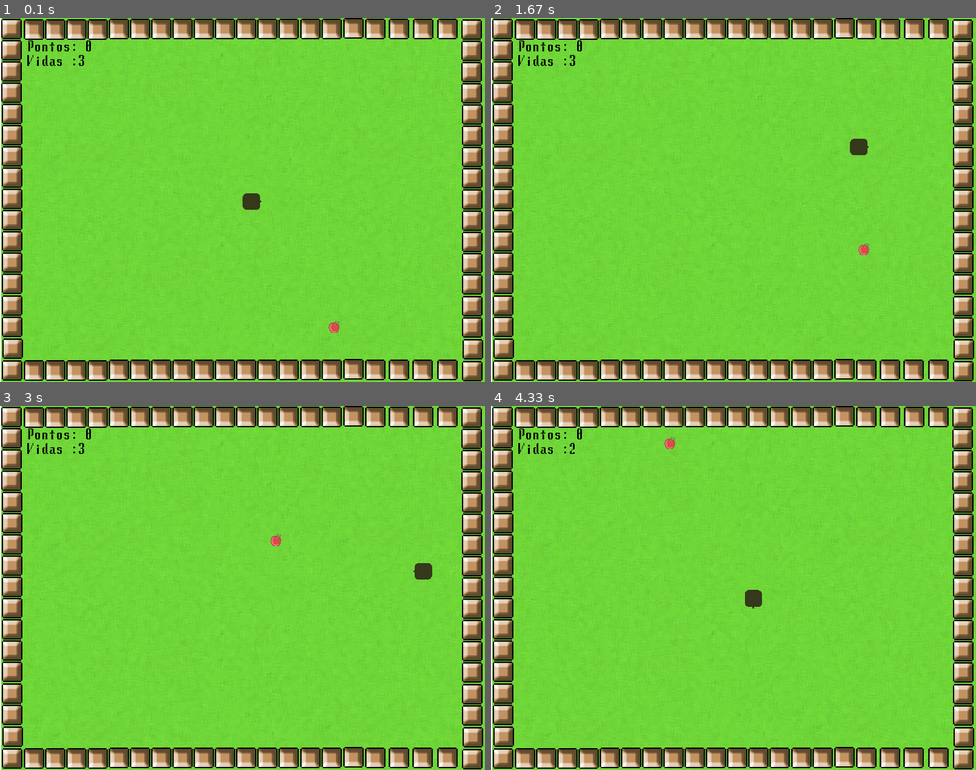
Above: before the commit, frames 1-4 (two rows, left to right).
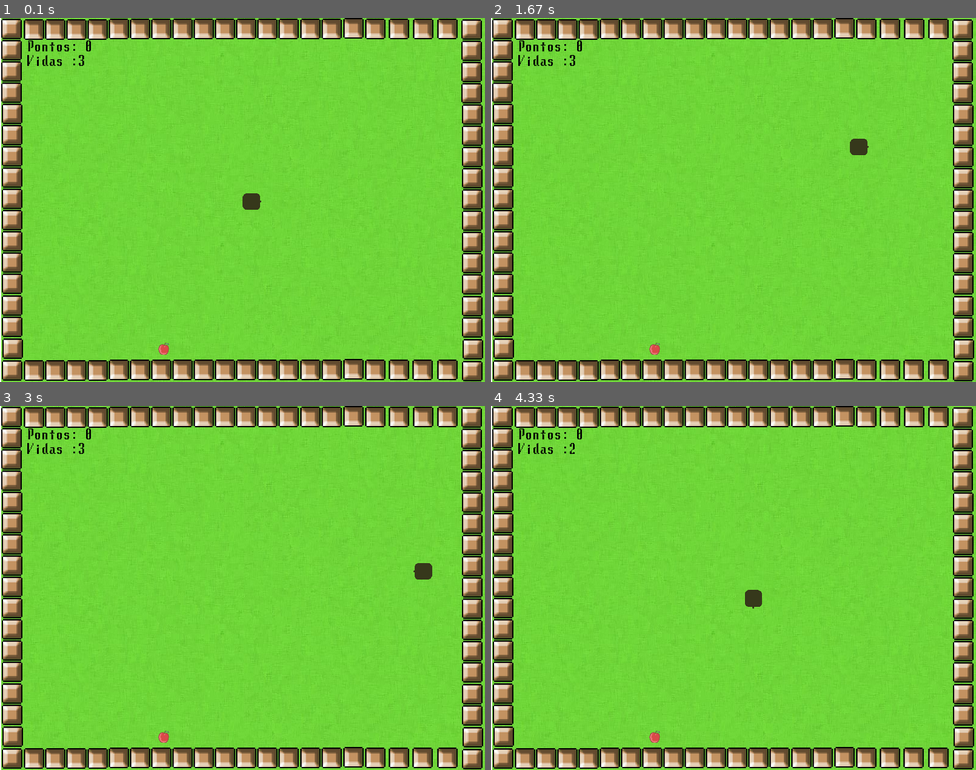
Above: after the commit, the same moments.

Repository: MessierRai/MP-Pygame
Game: pygame game, started from diversao.py
Two runs of this game, one before a commit and one after it. Both use one fixed random seed, a clock stepped at 60 frames per second and the inputs below.
Inputs:
- Up to frame 1 (0.1 s): no input
- Up to frame 2 (1.67 s): hold Up 0.83-1.3 s; hold Right from 1.33 s (still down)
- Up to frame 3 (3 s): release Right at 1.8 s; hold Down 2.4-2.7 s; hold Left from 2.73 s (still down)
- Up to frame 4 (4.33 s): release Left at 3.13 s; hold Up 3.17-3.53 s; hold Right 3.57-4.2 s; hold Down from 4.23 s (still down)

The runs differ from the first frame. In frame 1, 0.1% of the frame differs, in the area x 32-70%, y 83-93%; in frame 2, 0.1%; in frame 3, 0.1%; in frame 4, 0.1%.

Commit message:
mudança dificuldade da comida

Diff:
--- a/diversao.py
+++ b/diversao.py
@@ -100,6 +100,14 @@
 	if (y2 <= 42):
 		vell = 2
 
+
+def comidaNormal():
+	global x2, y2, comp, nova_comida
+	if nova_comida:
+		x2 = random.randint(47, 747)
+		y2 = random.randint(56, 548)
+		nova_comida = False
+	tela.blit(comp, (x2 - raio_cCobra, y2 - raio_cCobra))
 
 ################################
 
@@ -201,7 +209,10 @@
 		tela.blit(gramado, (0, 0))
 		tela.blit(paredes, (0, 0))
 
-		comida()
+		if pontos > 15:
+			comida()
+		else:
+			comidaNormal()
 		cobrinha()
 		status_de_jogo()
 
